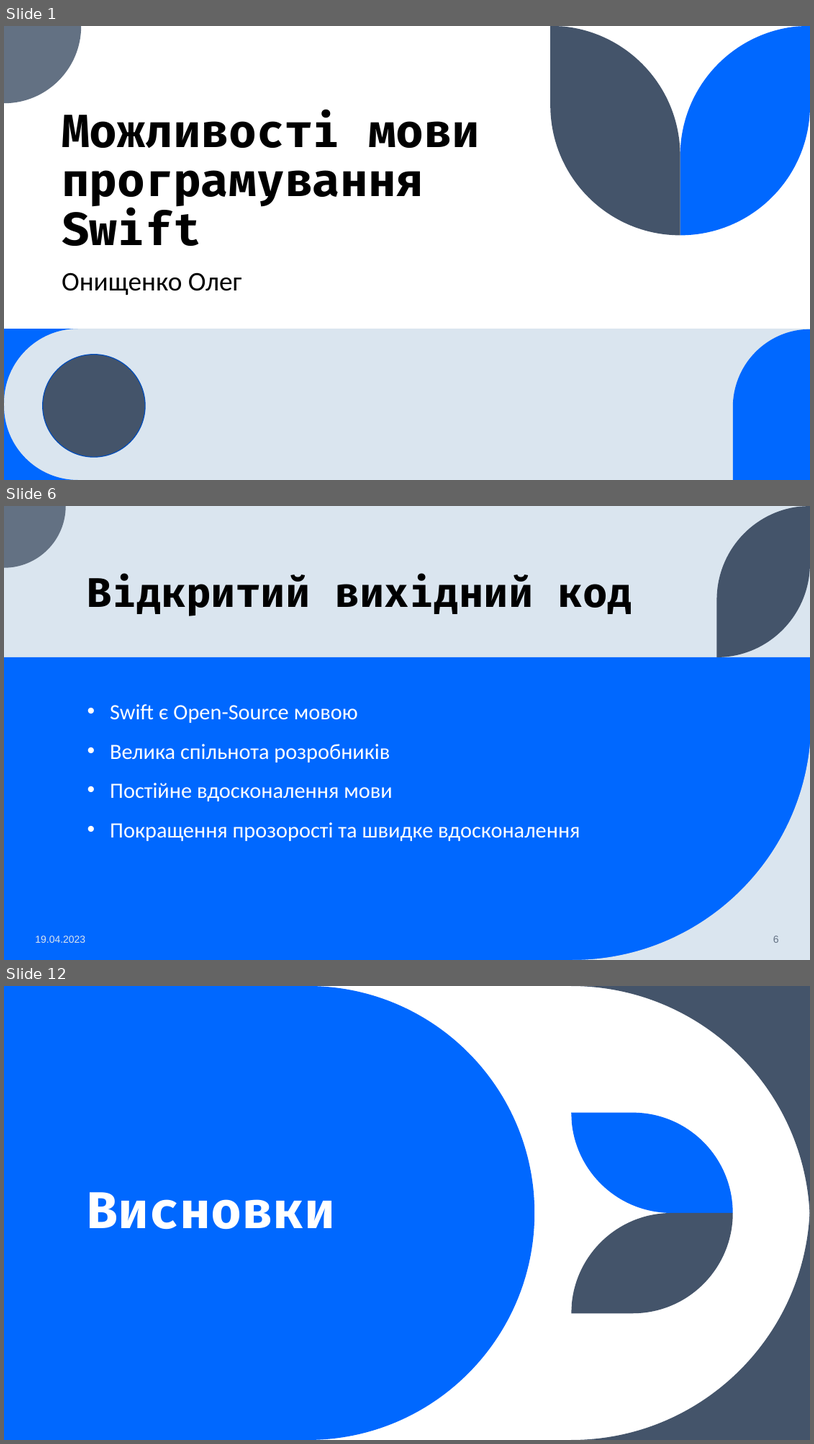
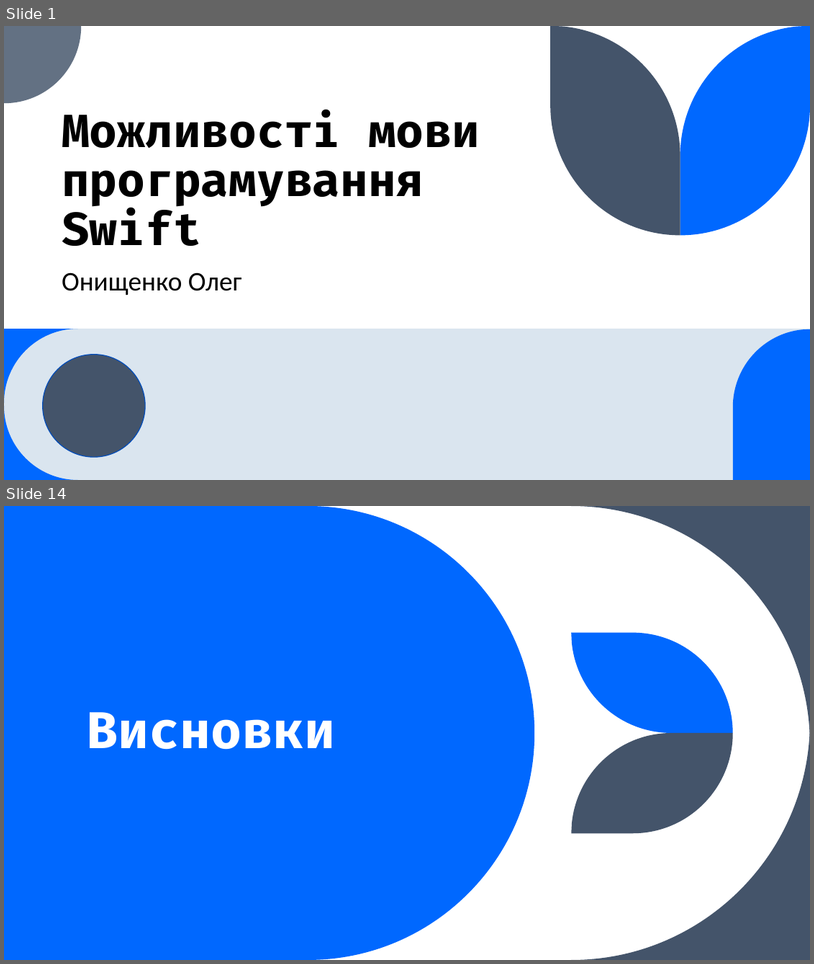
Before and after one commit to seesmof/University-Universytet, a slide deck: year1-term2/SS/ct1/presentation.pptx. Shown one above the other, each under a label of ours: slides 1, 6 and 12 before the commit, slides 1 and 14 after it; the slides between them are not shown. The pictures are 814x1444 and 814x964 pixels, drawn with LibreOffice and Linux fonts; fonts in the diff are those of the drawing. Boxes give left, top, right and bottom in pixels: in the first picture for what was removed or moved away, otherwise in the second. Text is boxed around its words. In the diff, an @@ line names an element or a change of style, - is before the commit and + after.

```diff
--- a/year1-term2/SS/ct1/presentation.pptx
+++ b/year1-term2/SS/ct1/presentation.pptx
@@ slide 6 removed at box(4, 506, 810, 960), background #DAE5EF @@
@@ freeform shape removed at box(4, 506, 66, 568) @@
@@ freeform shape removed at box(718, 506, 810, 657) @@
@@ title removed at box(88, 574, 633, 616) @@
-Відкритий вихідний код
@@ rectangle removed at box(4, 657, 810, 960) @@
@@ text removed at box(110, 704, 580, 841) @@
-• Swift є Open-Source мовою
-• Велика спільнота розробників
-• Постійне вдосконалення мови
-• Покращення прозорості та швидке вдосконалення
@@ freeform shape removed at box(573, 721, 810, 960) @@
@@ text removed at box(35, 935, 85, 942) @@
-19.04.2023
@@ page number removed at box(774, 935, 779, 942) @@
-6
@@ what was slide 12 is now slide 14 @@
```
Also in this commit, not shown: 7 slides changed, 5 slides added, 2 other slides removed, 1 other file.
